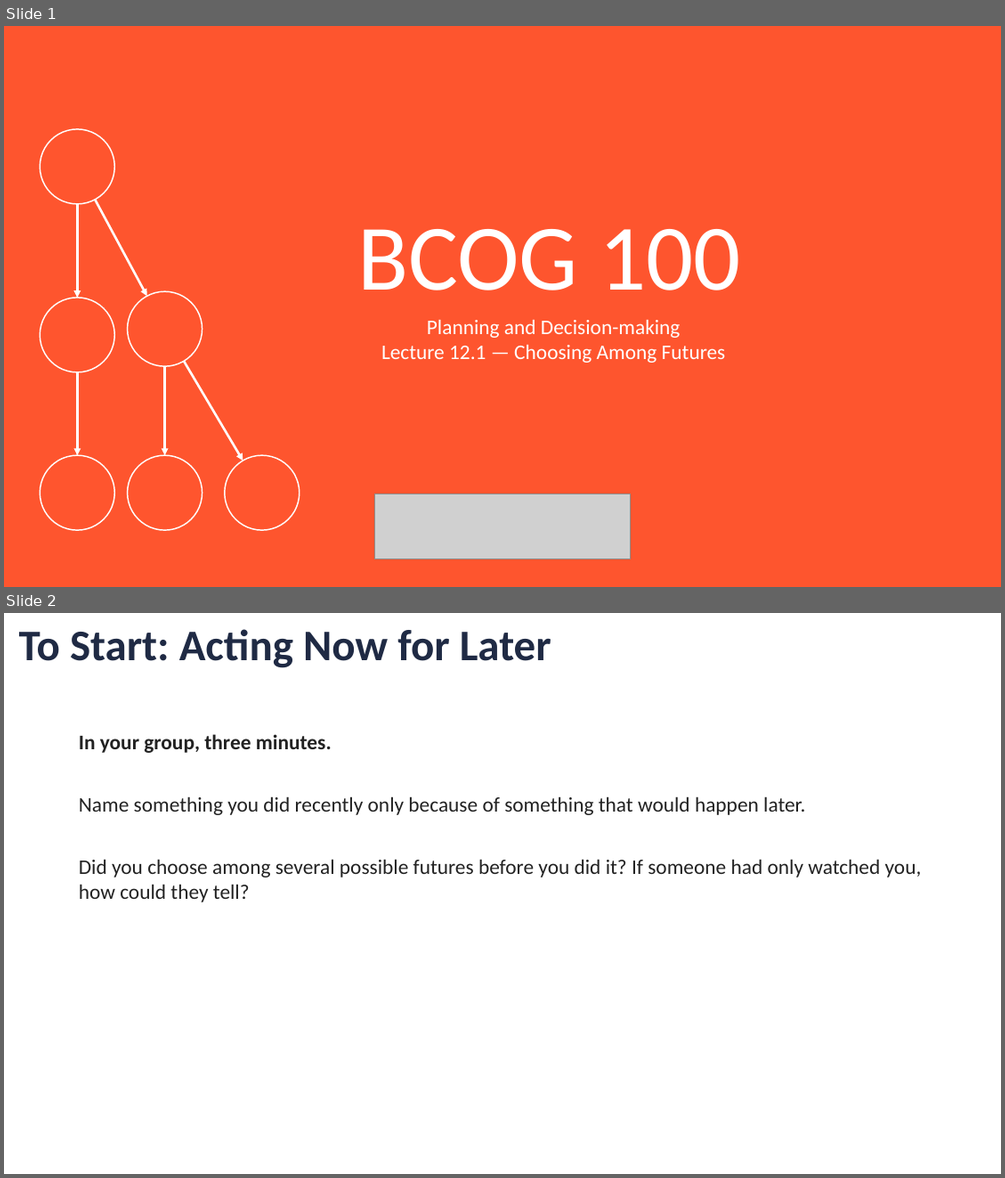
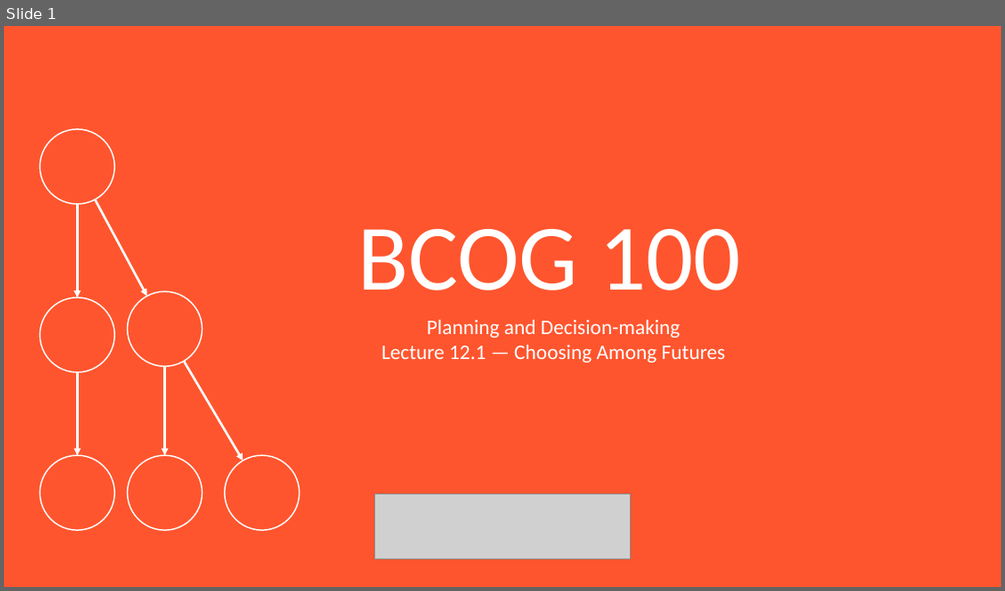
Before and after one commit to jonwillits/intro_to_bcs, a slide deck: planning_and_decisionmaking/planning_and_decisionmaking_lecture_1.pptx. Shown one above the other, each under a label of ours: slides 1 and 2 before the commit, slide 1 after it. The pictures are 1005x1178 and 1005x591 pixels, drawn with LibreOffice and Linux fonts; fonts in the diff are those of the drawing; grey boxes stand for pictures. Boxes give left, top, right and bottom in pixels: in the first picture for what was removed or moved away, otherwise in the second. Text is boxed around its words. In the diff, an @@ line names an element or a change of style, - is before the commit and + after.

```diff
--- a/planning_and_decisionmaking/planning_and_decisionmaking_lecture_1.pptx
+++ b/planning_and_decisionmaking/planning_and_decisionmaking_lecture_1.pptx
@@ slide 2 removed at (x1=4, y1=613, x2=1001, y2=1174), background #FFFFFF @@
@@ text removed at (x1=19, y1=629, x2=551, y2=668) @@
-To Start: Acting Now for Later
@@ text removed at (x1=79, y1=734, x2=922, y2=902) @@
-In your group, three minutes.
-Name something you did recently only because of something that would happen later.
-Did you choose among several possible futures before you did it? If someone had only watched you, how could they tell?
```
Also in this commit, not shown: 1 slide changed, 1 slide added, 12 other files.
